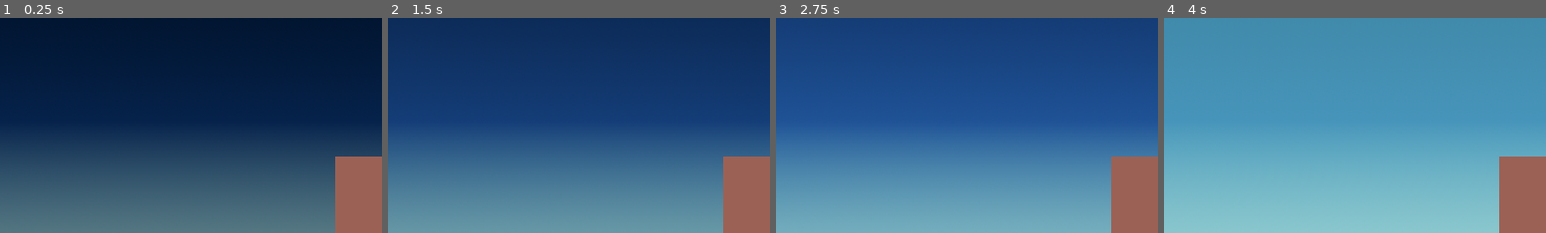
Above: before the commit, frames 1-4 (left to right).
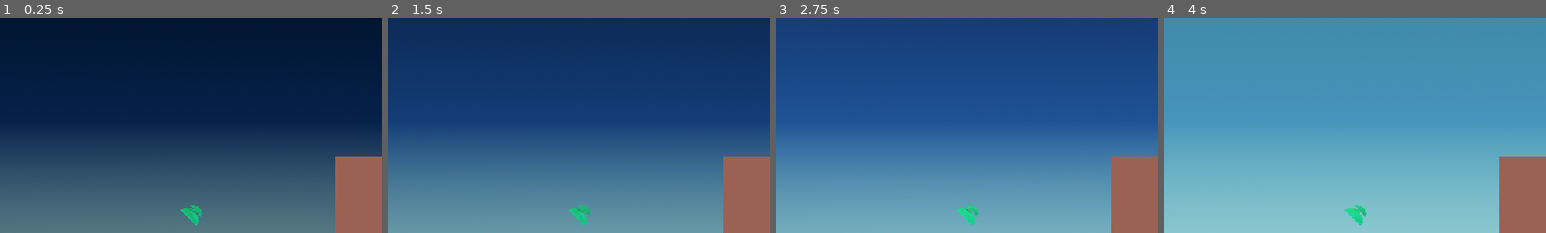
Above: after the commit, the same moments.

Repository: JeppeLindberg/comfy-jam-autumn-2025
Game: Godot game, scene res://scenes/main.tscn
Two runs of this game, one before a commit and one after it. Both use one fixed random seed, a clock stepped at 60 frames per second and the inputs below.
Inputs (mouse positions are % of the whole screen's width and height, from its top left):
- Up to frame 1 (0.25 s): no input
- Up to frame 2 (1.5 s): tap Enter at 0.5 s; move the mouse to (85, 44) at 0.52 s; tap Space at 1.25 s; move the mouse to (30, 55) at 1.27 s
- Up to frame 3 (2.75 s): tap Enter at 2 s; move the mouse to (60, 28) at 2.02 s
- Up to frame 4 (4 s): tap Space at 2.75 s; move the mouse to (45, 70) at 2.77 s; move the mouse to (80, 65) at 3.52 s
The pictures show only the part of the screen within x 12-62%, y 26-76%; the shares and areas given below are measured in that part.

The runs differ from the first frame. In frame 1, 0.3% of the frame differs, in the area x 47-53%, y 87-97%; in frame 2, 0.3%; in frame 3, 0.3%; in frame 4, 0.3%.

Commit message:
progress

Diff:
--- /dev/null
+++ b/materials/leaf_1_a.tres
@@ -0,0 +1,7 @@
+[gd_resource type="StandardMaterial3D" format=3 uid="uid://dw82jx0fn6itg"]
+
+[resource]
+albedo_color = Color(0.0752446, 0.582029, 0.347364, 1)
+emission_enabled = true
+emission = Color(0.107653, 0.877502, 0.534642, 1)
+emission_energy_multiplier = 0.5
--- /dev/null
+++ b/prefabs/leaf_1.tscn
@@ -0,0 +1,10 @@
+[gd_scene load_steps=3 format=3 uid="uid://bqgcce61aw267"]
+
+[ext_resource type="PackedScene" uid="uid://7nufkp5pxllv" path="res://meshes/leaf_1.glb" id="1_s0w51"]
+[ext_resource type="Material" uid="uid://dw82jx0fn6itg" path="res://materials/leaf_1_a.tres" id="2_jfble"]
+
+[node name="leaf_1" instance=ExtResource("1_s0w51")]
+
+[node name="leaf_1" parent="." index="0"]
+transform = Transform3D(0.1, 0, 0, 0, 0.1, 0, 0, 0, 0.1, 0, 0, 0)
+surface_material_override/0 = ExtResource("2_jfble")
--- /dev/null
+++ b/prefabs/leaf_cluster_1.tscn
@@ -0,0 +1,14 @@
+[gd_scene load_steps=2 format=3 uid="uid://dvknk446o5hw3"]
+
+[ext_resource type="PackedScene" uid="uid://bqgcce61aw267" path="res://prefabs/leaf_1.tscn" id="1_w6ul4"]
+
+[node name="leaf_cluster_1" type="Node3D"]
+
+[node name="leaf_1" parent="." instance=ExtResource("1_w6ul4")]
+transform = Transform3D(1, 0, 0, 0, 0.856105, 0.516802, 0, -0.516802, 0.856105, 0, 0.0622751, -0.238766)
+
+[node name="leaf_2" parent="." instance=ExtResource("1_w6ul4")]
+transform = Transform3D(1.22117, -0.48017, 0, 0.411076, 1.04545, 0.678139, -0.248153, -0.631104, 1.12337, -0.243948, -0.119022, -0.10629)
+
+[node name="leaf_3" parent="." instance=ExtResource("1_w6ul4")]
+transform = Transform3D(1.09522, 0.390257, 0.0921449, -0.343287, 0.774019, 0.802085, 0.207231, -0.780311, 0.841701, 0.187455, -0.143537, -0.103447)
--- a/project.godot
+++ b/project.godot
@@ -22,6 +22,10 @@
 window/stretch/scale=2.0
 window/stretch/scale_mode="integer"
 
+[filesystem]
+
+import/blender/enabled=false
+
 [rendering]
 
 renderer/rendering_method="gl_compatibility"
--- a/scenes/main.tscn
+++ b/scenes/main.tscn
@@ -25,6 +25,7 @@
 [ext_resource type="Script" uid="uid://4jkiu32j3a8p" path="res://scripts/connector.gd" id="17_muem4"]
 [ext_resource type="PackedScene" uid="uid://couusae3a5or8" path="res://prefabs/ui_card_1.tscn" id="20_gqmmt"]
 [ext_resource type="Script" uid="uid://dw6h3p0rj8iau" path="res://scripts/ui_stats_text.gd" id="23_pm3ni"]
+[ext_resource type="PackedScene" uid="uid://dvknk446o5hw3" path="res://prefabs/leaf_cluster_1.tscn" id="24_2wyq8"]
 
 [sub_resource type="ProceduralSkyMaterial" id="ProceduralSkyMaterial_jbj1t"]
 sky_top_color = Color(0.581293, 0.913401, 0.941485, 1)
@@ -40,6 +41,57 @@
 background_mode = 2
 sky = SubResource("Sky_muem4")
 tonemap_mode = 2
+
+[sub_resource type="Animation" id="Animation_yq6so"]
+length = 0.001
+tracks/0/type = "value"
+tracks/0/imported = false
+tracks/0/enabled = true
+tracks/0/path = NodePath(".:environment:sky:sky_material:sky_top_color")
+tracks/0/interp = 1
+tracks/0/loop_wrap = true
+tracks/0/keys = {
+"times": PackedFloat32Array(0),
+"transitions": PackedFloat32Array(1),
+"update": 0,
+"values": [Color(0.581293, 0.913401, 0.941485, 1)]
+}
+tracks/1/type = "value"
+tracks/1/imported = false
+tracks/1/enabled = true
+tracks/1/path = NodePath(".:environment:sky:sky_material:sky_horizon_color")
+tracks/1/interp = 1
+tracks/1/loop_wrap = true
+tracks/1/keys = {
+"times": PackedFloat32Array(0),
+"transitions": PackedFloat32Array(1),
+"update": 0,
+"values": [Color(0.738593, 0.891657, 0.892836, 1)]
+}
+tracks/2/type = "value"
+tracks/2/imported = false
+tracks/2/enabled = true
+tracks/2/path = NodePath(".:environment:sky:sky_material:ground_bottom_color")
+tracks/2/interp = 1
+tracks/2/loop_wrap = true
+tracks/2/keys = {
+"times": PackedFloat32Array(0),
+"transitions": PackedFloat32Array(1),
+"update": 0,
+"values": [Color(0.951609, 0.932474, 0.895961, 1)]
+}
+tracks/3/type = "value"
+tracks/3/imported = false
+tracks/3/enabled = true
+tracks/3/path = NodePath(".:environment:sky:sky_material:ground_horizon_color")
+tracks/3/interp = 1
+tracks/3/loop_wrap = true
+tracks/3/keys = {
+"times": PackedFloat32Array(0),
+"transitions": PackedFloat32Array(1),
+"update": 0,
+"values": [Color(0.737255, 0.890196, 0.894118, 1)]
+}
 
 [sub_resource type="Animation" id="Animation_2f3dj"]
 resource_name = "normal"
@@ -55,7 +107,7 @@
 "times": PackedFloat32Array(0, 2.77476, 5.5093, 11.8333, 16.7333, 20.4333, 22.3667),
 "transitions": PackedFloat32Array(-2, -2, 1, -2, -2, -2, -2),
 "update": 0,
-"values": [Color(0, 0, 0, 1), Color(0.0139082, 0.0599201, 0.1339, 1), Color(0.407221, 0.775416, 0.811108, 1), Color(0.581293, 0.913401, 0.941485, 1), Color(0.407221, 0.775416, 0.811108, 1), Color(0.305481, 0.00504881, 0.0890932, 1), Color(0.0941073, 0.00155532, 0.0274463, 1)]
+"values": [Color(0, 0, 0, 1), Color(0.0139082, 0.0599201, 0.1339, 1), Color(0.407221, 0.775416, 0.811108, 1), Color(0.581293, 0.913401, 0.941485, 1), Color(0.407221, 0.775416, 0.811108, 1), Color(0.175384, 0.00173365, 0.0371237, 1), Color(0.0941073, 0.00155532, 0.0274463, 1)]
 }
 tracks/1/type = "value"
 tracks/1/imported = false
@@ -67,7 +119,7 @@
 "times": PackedFloat32Array(0, 2.77476, 5.54951, 11.7827, 16.7667, 20.4333, 22.1333),
 "transitions": PackedFloat32Array(-2, -2, -2, -2, -2, -2, -2),
 "update": 0,
-"values": [Color(0.0389749, 0.121329, 0.234701, 1), Color(0.113725, 0.258824, 0.458824, 1), Color(0.403922, 0.760784, 0.8, 1), Color(0.738593, 0.891657, 0.892836, 1), Color(0.403922, 0.760784, 0.8, 1), Color(0.817791, 0.098649, 0.363372, 1), Color(0.278899, 0.114342, 0.27434, 1)]
+"values": [Color(0.0389749, 0.121329, 0.234701, 1), Color(0.113725, 0.258824, 0.458824, 1), Color(0.403922, 0.760784, 0.8, 1), Color(0.738593, 0.891657, 0.892836, 1), Color(0.403922, 0.760784, 0.8, 1), Color(0.83098, 0.055085, 0.326412, 1), Color(0.278899, 0.114342, 0.27434, 1)]
 }
 tracks/2/type = "value"
 tracks/2/imported = false
@@ -91,58 +143,7 @@
 "times": PackedFloat32Array(0, 2.77476, 5.54951, 11.7827, 16.7667, 20.4333, 22.1333),
 "transitions": PackedFloat32Array(-2, -2, -2, -2, -2, -2, -2),
 "update": 0,
-"values": [Color(0.0392157, 0.121569, 0.235294, 1), Color(0.113725, 0.258824, 0.458824, 1), Color(0.403369, 0.761889, 0.801823, 1), Color(0.737255, 0.890196, 0.894118, 1), Color(0.403922, 0.760784, 0.8, 1), Color(0.819608, 0.0980392, 0.364706, 1), Color(0.279625, 0.11432, 0.275161, 1)]
-}
-
-[sub_resource type="Animation" id="Animation_yq6so"]
-length = 0.001
-tracks/0/type = "value"
-tracks/0/imported = false
-tracks/0/enabled = true
-tracks/0/path = NodePath(".:environment:sky:sky_material:sky_top_color")
-tracks/0/interp = 1
-tracks/0/loop_wrap = true
-tracks/0/keys = {
-"times": PackedFloat32Array(0),
-"transitions": PackedFloat32Array(1),
-"update": 0,
-"values": [Color(0.581293, 0.913401, 0.941485, 1)]
-}
-tracks/1/type = "value"
-tracks/1/imported = false
-tracks/1/enabled = true
-tracks/1/path = NodePath(".:environment:sky:sky_material:sky_horizon_color")
-tracks/1/interp = 1
-tracks/1/loop_wrap = true
-tracks/1/keys = {
-"times": PackedFloat32Array(0),
-"transitions": PackedFloat32Array(1),
-"update": 0,
-"values": [Color(0.738593, 0.891657, 0.892836, 1)]
-}
-tracks/2/type = "value"
-tracks/2/imported = false
-tracks/2/enabled = true
-tracks/2/path = NodePath(".:environment:sky:sky_material:ground_bottom_color")
-tracks/2/interp = 1
-tracks/2/loop_wrap = true
-tracks/2/keys = {
-"times": PackedFloat32Array(0),
-"transitions": PackedFloat32Array(1),
-"update": 0,
-"values": [Color(0.951609, 0.932474, 0.895961, 1)]
-}
-tracks/3/type = "value"
-tracks/3/imported = false
-tracks/3/enabled = true
-tracks/3/path = NodePath(".:environment:sky:sky_material:ground_horizon_color")
-tracks/3/interp = 1
-tracks/3/loop_wrap = true
-tracks/3/keys = {
-"times": PackedFloat32Array(0),
-"transitions": PackedFloat32Array(1),
-"update": 0,
-"values": [Color(0.737255, 0.890196, 0.894118, 1)]
+"values": [Color(0.0392157, 0.121569, 0.235294, 1), Color(0.113725, 0.258824, 0.458824, 1), Color(0.403369, 0.761889, 0.801823, 1), Color(0.737255, 0.890196, 0.894118, 1), Color(0.403922, 0.760784, 0.8, 1), Color(0.831373, 0.054902, 0.32549, 1), Color(0.279625, 0.11432, 0.275161, 1)]
 }
 
 [sub_resource type="AnimationLibrary" id="AnimationLibrary_yq6so"]
@@ -281,7 +282,6 @@
 transform = Transform3D(-0.729721, 0.683745, 6.37942e-08, 0.683745, 0.729721, -5.97749e-08, -8.74228e-08, 0, -1, 0, 0, 0)
 
 [node name="directional_light" type="Node3D" parent="pivot"]
-transform = Transform3D(1, 0, 0, 0, 1, 0, 0, 0, 1, 0, 0, 0)
 script = ExtResource("2_y6deb")
 
 [node name="sun" type="DirectionalLight3D" parent="pivot/directional_light"]
@@ -321,6 +321,9 @@
 [node name="stats" type="Node3D" parent="." node_paths=PackedStringArray("stats_text")]
 script = ExtResource("3_gqmmt")
 stats_text = NodePath("../ui/panel/container/stats/margin/container/stats_text")
+
+[node name="leaf_cluster_1" parent="." instance=ExtResource("24_2wyq8")]
+transform = Transform3D(0.548045, 0.235898, -0.802495, 0, 0.959408, 0.282023, 0.836449, -0.154561, 0.525799, 0.117324, 2.34013, -0.371446)
 
 [node name="cards" type="Node3D" parent="." node_paths=PackedStringArray("cards_container")]
 script = ExtResource("4_yc10j")
@@ -352,7 +355,7 @@
 script = ExtResource("17_muem4")
 
 [node name="branch" parent="tree/stump/branch_2" groups=["tree_part"] instance=ExtResource("5_muem4")]
-transform = Transform3D(0.966622, 0.253393, -0.0378563, -0.256205, 0.956012, -0.142826, -1.49012e-08, 0.147758, 0.989024, 0.176571, 2.12807, 0)
+transform = Transform3D(0.966622, 0.253393, -0.0378563, -0.256205, 0.956012, -0.142826, -1.86265e-08, 0.147758, 0.989024, 0.176571, 2.12807, 0)
 top_level = true
 
 [node name="branch_5" type="Node3D" parent="tree/stump/branch_2/branch" groups=["connector"]]
@@ -368,7 +371,7 @@
 script = ExtResource("17_muem4")
 
 [node name="branch" parent="tree/stump/branch_2/branch/branch_5/branch/branch_7" groups=["tree_part"] instance=ExtResource("12_y6deb")]
-transform = Transform3D(0.993902, -0.00275812, -0.110231, -0.0258274, 0.966054, -0.257045, 0.107198, 0.258325, 0.960092, 1.21145, 6.77124, 0.746694)
+transform = Transform3D(0.993902, -0.00275813, -0.110231, -0.0258274, 0.966054, -0.257045, 0.107198, 0.258325, 0.960092, 1.21145, 6.77124, 0.746694)
 top_level = true
 
 [node name="branch_8" type="Node3D" parent="tree/stump/branch_2/branch/branch_5/branch" groups=["connector"]]
@@ -384,7 +387,7 @@
 script = ExtResource("17_muem4")
 
 [node name="branch" parent="tree/stump/branch_2/branch/branch_5/branch/branch_8/branch/branch_9" groups=["tree_part"] instance=ExtResource("12_y6deb")]
-transform = Transform3D(0.938391, 0.0769826, 0.336892, -0.239296, 0.848083, 0.47275, -0.249319, -0.524241, 0.814255, 1.15725, 7.23112, 0.191344)
+transform = Transform3D(0.938391, 0.0769825, 0.336892, -0.239296, 0.848083, 0.47275, -0.249319, -0.524241, 0.814255, 1.15725, 7.23112, 0.191344)
 top_level = true
 
 [node name="branch_10" type="Node3D" parent="tree/stump/branch_2/branch/branch_5/branch/branch_8/branch/branch_9/branch" groups=["connector"]]
@@ -448,7 +451,7 @@
 script = ExtResource("17_muem4")
 
 [node name="branch" parent="tree/stump/branch_1/branch/branch_3/branch/branch_11" groups=["tree_part"] instance=ExtResource("8_gqmmt")]
-transform = Transform3D(0.72116, -0.692195, 0.0282048, 0.540442, 0.587595, 0.602209, -0.433419, -0.419045, 0.79784, -0.956989, 3.72405, -0.365609)
+transform = Transform3D(0.72116, -0.692195, 0.0282049, 0.540442, 0.587595, 0.602209, -0.433419, -0.419045, 0.79784, -0.956989, 3.72405, -0.365609)
 top_level = true
 
 [node name="ui" type="Control" parent="."]
Binary file added: meshes/leaf_1.glb
Not shown, added: meshes/leaf_1.glb.import
Not shown: 1 places in scenes/main.tscn that only renumber resources
Not shown, added: blender/assets.blend
Not shown, added: blender/assets.blend1
Not shown, added: blender/assets1.blend
